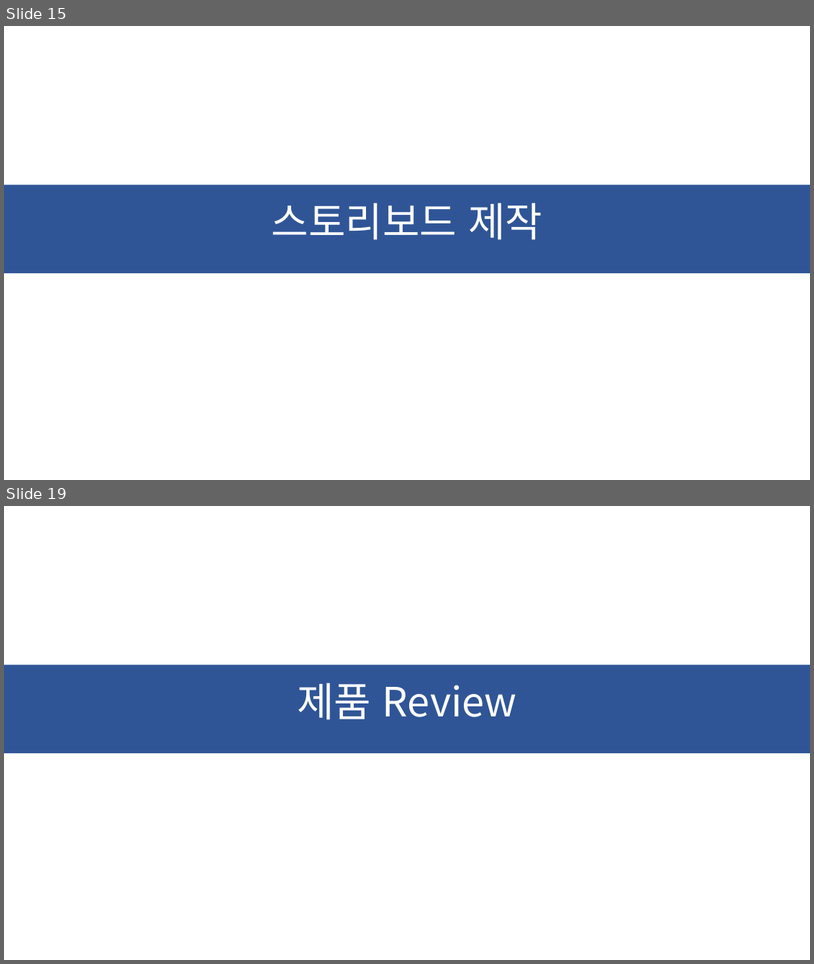
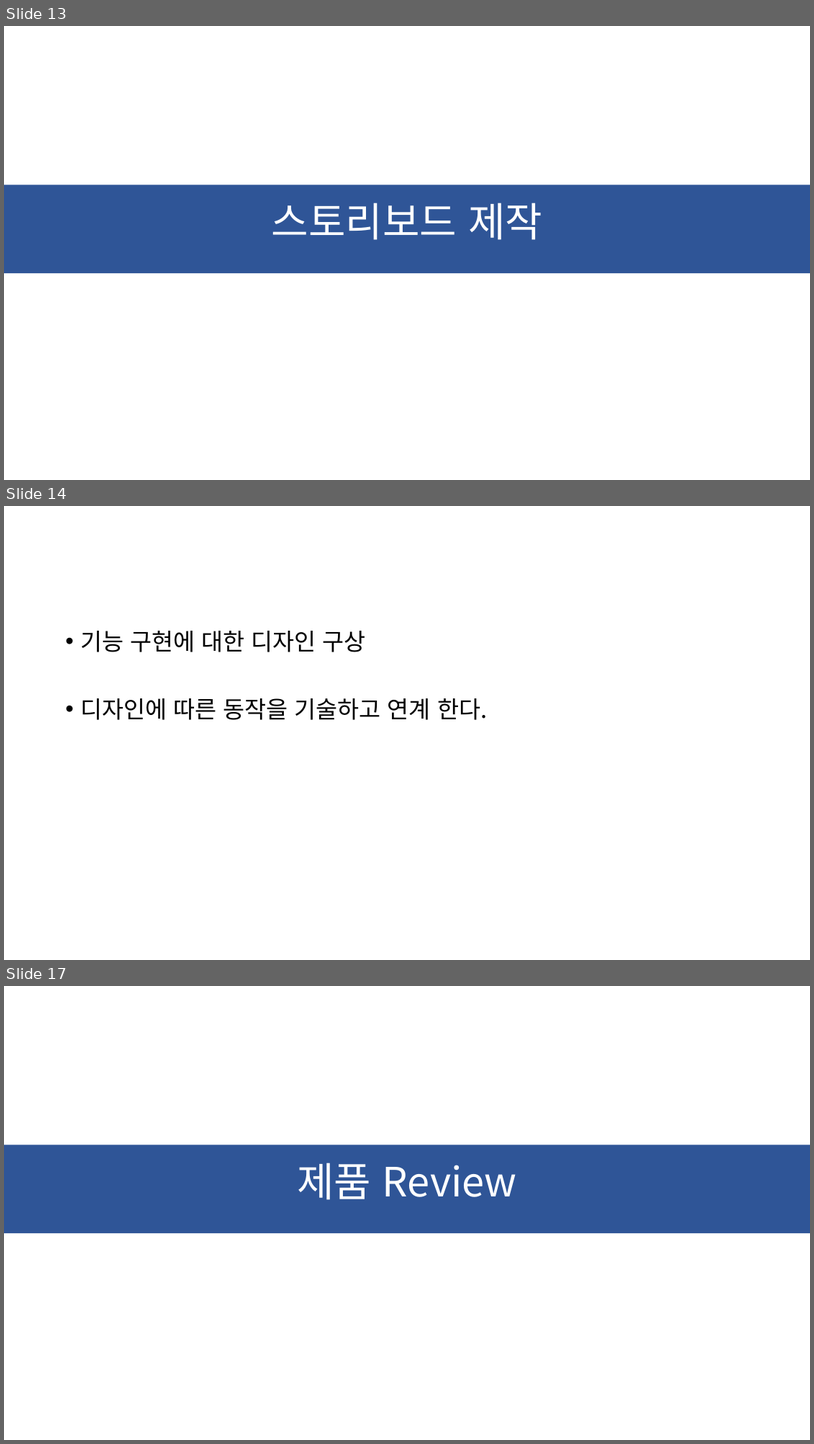
Before and after one commit to ChaeSung-Lee/DJ_InternShip, a slide deck: Project_BnC.pptx. Shown one above the other, each under a label of ours: slides 15 and 19 before the commit, slides 13, 14 and 17 after it; the slides between them are not shown. The pictures are 814x964 and 814x1444 pixels, drawn with LibreOffice and Linux fonts; fonts in the diff are those of the drawing. Boxes give left, top, right and bottom in pixels: in the first picture for what was removed or moved away, otherwise in the second. Text is boxed around its words. In the diff, an @@ line names an element or a change of style, - is before the commit and + after.

```diff
--- a/Project_BnC.pptx
+++ b/Project_BnC.pptx
@@ slide 14 added at box(4, 506, 810, 960), background #FFFFFF @@
@@ text added at box(80, 631, 487, 720), 28 pt, text #000000 @@
+• 기능 구현에 대한 디자인 구상
+• 디자인에 따른 동작을 기술하고 연계 한다.
@@ what was slide 15 is now slide 13 @@
@@ what was slide 19 is now slide 17 @@
```
Also in this commit, not shown: 2 slides changed, 7 other slides added, 10 slides removed.
